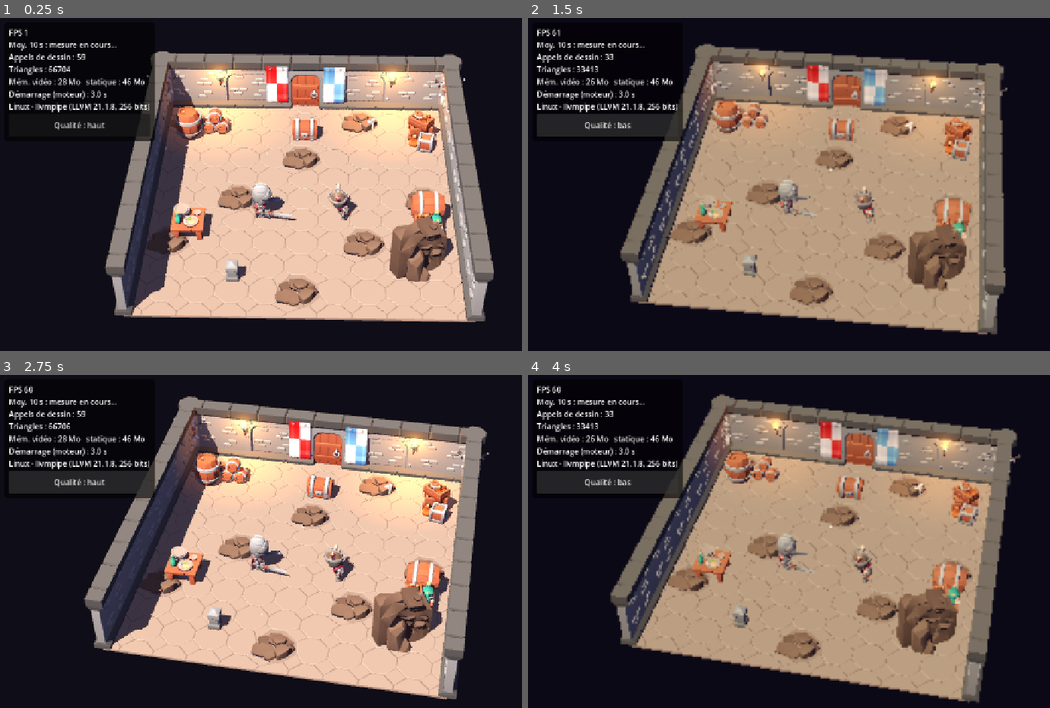
Above: before the commit, frames 1-4 (two rows, left to right).
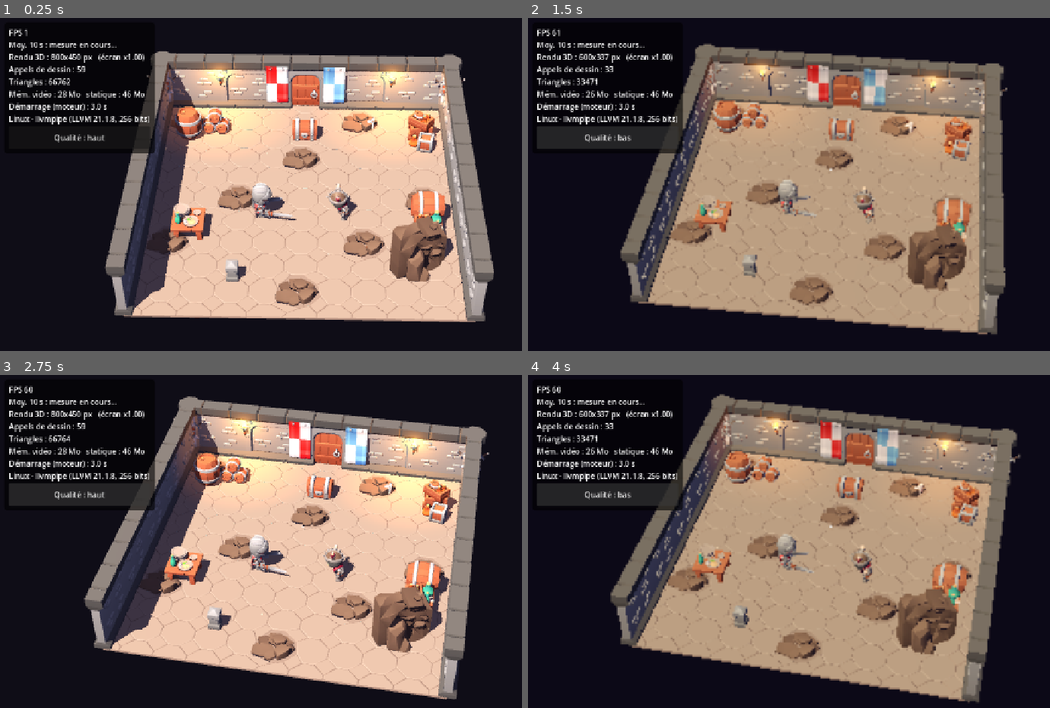
Above: after the commit, the same moments.

Repository: ebrangerieau/Aldoria
Game: Godot game, scene res://scenes/calibration/calibration.tscn
Two runs of this game, one before a commit and one after it. Both use one fixed random seed, a clock stepped at 60 frames per second and the inputs below.
Inputs:
- Up to frame 1 (0.25 s): no input
- Up to frame 2 (1.5 s): click "Qualité : haut" at 0.5 s; click "Qualité : moyen" at 1.25 s
- Up to frame 3 (2.75 s): click "Qualité : bas" at 2 s
- Up to frame 4 (4 s): click "Qualité : haut" at 2.75 s; click "Qualité : moyen" at 3.5 s

The runs differ from the first frame. In frame 1, 2.3% of the frame differs, in the area x 1-30%, y 10-41%; in frame 2, 3.5%; in frame 3, 3.0%; in frame 4, 3.6%.

Commit message:
Diagnostic de performance tablette
Mesures tablette (Android 10, Chrome 138) : 9 / 14 / 19 fps en haut / moyen / bas.
Pour isoler la cause :
- overlay : résolution réelle du rendu 3D, densité d'écran, temps CPU par image
  et limite probable (carte graphique ou processeur)
- options d'URL : ?scale=0.5, ?shadows=0, ?lights=0, ?particles=0, ?chars=0

Co-Authored-By: Claude Opus 5.5 <noreply@anthropic.com>

Diff:
--- a/game/autoload/quality.gd
+++ b/game/autoload/quality.gd
@@ -37,8 +37,18 @@
 	apply(_initial_profile())
 
 
+## Réglages du profil courant, après les surcharges de diagnostic de l'URL
+## (`?scale=0.5`, `?shadows=0`, `?particles=0`).
 func settings() -> Dictionary:
-	return PROFILES[current]
+	var p: Dictionary = PROFILES[current].duplicate()
+	var scale := option("scale")
+	if scale.is_valid_float():
+		p.scale_3d = clampf(scale.to_float(), 0.25, 1.0)
+	if option("shadows") == "0":
+		p.shadows = false
+	if option("particles") == "0":
+		p.particle_ratio = 0.0
+	return p
 
 
 func apply(profile: StringName) -> void:
@@ -46,7 +56,7 @@
 		push_warning("Profil de qualité inconnu : %s" % profile)
 		return
 	current = profile
-	var p: Dictionary = PROFILES[profile]
+	var p := settings()
 	var vp := get_viewport()
 	vp.scaling_3d_scale = p.scale_3d
 	vp.msaa_3d = p.msaa
--- a/game/scenes/calibration/calibration.gd
+++ b/game/scenes/calibration/calibration.gd
@@ -123,6 +123,8 @@
 
 
 func _build_characters() -> void:
+	if Quality.option("chars") == "0": # diagnostic : ?chars=0
+		return
 	var hero := _instance(CHARACTERS % "Knight")
 	hero.position = Vector3(-2.6, 0, 1.5)
 	hero.rotation_degrees.y = 90.0
@@ -194,6 +196,8 @@
 
 
 func _exchange_blows() -> void:
+	if _hero_anim == null:
+		return
 	if _hero_anim and _hero_anim.has_animation("1H_Melee_Attack_Chop"):
 		_hero_anim.play("1H_Melee_Attack_Chop")
 	if _enemy_anim and _enemy_anim.has_animation("Hit_A"):
@@ -201,12 +205,13 @@
 
 
 func _add_torch_light(pos: Vector3) -> void:
-	var light := OmniLight3D.new()
-	light.position = pos
-	light.light_color = Color(1.0, 0.6, 0.25)
-	light.light_energy = 2.0
-	light.omni_range = 7.0
-	add_child(light)
+	if Quality.option("lights") != "0": # diagnostic : ?lights=0
+		var light := OmniLight3D.new()
+		light.position = pos
+		light.light_color = Color(1.0, 0.6, 0.25)
+		light.light_energy = 2.0
+		light.omni_range = 7.0
+		add_child(light)
 
 	var flame := CPUParticles3D.new()
 	flame.position = pos + Vector3(0, -0.3, -0.2)
@@ -262,6 +267,8 @@
 	var s := Quality.settings()
 	_sun.shadow_enabled = s.shadows
 	for i in _particles.size():
+		_particles[i].emitting = s.particle_ratio > 0.0
+		_particles[i].visible = s.particle_ratio > 0.0
 		_particles[i].amount = maxi(1, int(_particle_base_amounts[i] * s.particle_ratio))
 
 
--- a/game/ui/debug/perf_overlay.gd
+++ b/game/ui/debug/perf_overlay.gd
@@ -15,6 +15,7 @@
 var _boot_ms_browser := -1.0
 var _touches: Dictionary = {}
 var _last_stats: Dictionary = {}
+var _cpu_ms_sum := 0.0
 
 
 func _ready() -> void:
@@ -22,6 +23,7 @@
 	process_mode = Node.PROCESS_MODE_ALWAYS
 	_build_ui()
 	visible = OS.is_debug_build() or Quality.option("perf") != ""
+	RenderingServer.viewport_set_measure_render_time(get_viewport().get_viewport_rid(), true)
 	Quality.changed.connect(func(_p: StringName) -> void: _refresh_quality_button())
 	_refresh_quality_button()
 
@@ -34,11 +36,13 @@
 	if _boot_ms_engine < 0:
 		_record_boot_time()
 	_frame_times.append(delta)
+	_cpu_ms_sum += _cpu_frame_ms()
 	_window_elapsed += delta
 	if _window_elapsed >= WINDOW_S:
 		_last_stats = _window_stats()
 		print("%s %s" % [LOG_PREFIX, JSON.stringify(_last_stats)])
 		_frame_times.clear()
+		_cpu_ms_sum = 0.0
 		_window_elapsed = 0.0
 	if visible:
 		_label.text = _format_text()
@@ -73,9 +77,19 @@
 	var sorted := _frame_times.duplicate()
 	sorted.sort()
 	var worst_index := clampi(int(ceil(count * 0.99)) - 1, 0, count - 1)
+	var frame_ms := _window_elapsed * 1000.0 / count
+	var cpu_ms := _cpu_ms_sum / count
 	return {
 		"quality": String(Quality.current),
+		"options": _active_options(),
 		"fps_avg": snappedf(count / _window_elapsed, 0.1),
+		"frame_ms": snappedf(frame_ms, 0.1),
+		"cpu_ms": snappedf(cpu_ms, 0.1),
+		# Le CPU n'occupe qu'une faible part de l'image : c'est la carte graphique qui limite.
+		# À ~60 fps, l'attente vient de la synchronisation écran : pas de limite.
+		"bound": "aucune" if frame_ms < 18.0 else ("gpu" if cpu_ms < frame_ms * 0.6 else "cpu"),
+		"render_px": _render_resolution(),
+		"dpr": snappedf(DisplayServer.screen_get_scale(), 0.01),
 		"fps_1pct_low": snappedf(1.0 / maxf(sorted[worst_index], 0.0001), 0.1),
 		"draw_calls": int(Performance.get_monitor(Performance.RENDER_TOTAL_DRAW_CALLS_IN_FRAME)),
 		"primitives": int(Performance.get_monitor(Performance.RENDER_TOTAL_PRIMITIVES_IN_FRAME)),
@@ -94,8 +108,15 @@
 	lines.append("FPS %d" % Engine.get_frames_per_second())
 	if not _last_stats.is_empty():
 		lines.append("Moy. 10 s : %.1f   1%% bas : %.1f" % [_last_stats.fps_avg, _last_stats.fps_1pct_low])
+		var bound_label := {"gpu": "carte graphique", "cpu": "processeur", "aucune": "aucune (60 fps)"}
+		lines.append("Image : %.1f ms   dont CPU : %.1f ms → limite : %s" % [
+			_last_stats.frame_ms, _last_stats.cpu_ms, bound_label[_last_stats.bound]])
 	else:
 		lines.append("Moy. 10 s : mesure en cours…")
+	lines.append("Rendu 3D : %s px   (écran x%.2f)" % [_render_resolution(), DisplayServer.screen_get_scale()])
+	var options := _active_options()
+	if not options.is_empty():
+		lines.append("Options : %s" % options)
 	lines.append("Appels de dessin : %d" % Performance.get_monitor(Performance.RENDER_TOTAL_DRAW_CALLS_IN_FRAME))
 	lines.append("Triangles : %d" % Performance.get_monitor(Performance.RENDER_TOTAL_PRIMITIVES_IN_FRAME))
 	var mem := "Mém. vidéo : %.0f Mo" % (Performance.get_monitor(Performance.RENDER_VIDEO_MEM_USED) / 1048576.0)
@@ -108,6 +129,30 @@
 	lines.append("Démarrage (moteur) : %.1f s" % (maxi(_boot_ms_engine, 0) / 1000.0))
 	lines.append("%s · %s" % [_platform_label(), RenderingServer.get_video_adapter_name()])
 	return "\n".join(lines)
+
+
+## Temps CPU de l'image : logique (process + physique) + préparation du rendu.
+func _cpu_frame_ms() -> float:
+	var rid := get_viewport().get_viewport_rid()
+	return (Performance.get_monitor(Performance.TIME_PROCESS)
+		+ Performance.get_monitor(Performance.TIME_PHYSICS_PROCESS)) * 1000.0 \
+		+ RenderingServer.viewport_get_measured_render_time_cpu(rid) \
+		+ RenderingServer.get_frame_setup_time_cpu()
+
+
+## Taille réelle (pixels physiques) de l'image 3D, après le facteur scale_3d.
+func _render_resolution() -> String:
+	var size := Vector2(get_window().size) * get_viewport().scaling_3d_scale
+	return "%dx%d" % [size.x, size.y]
+
+
+func _active_options() -> String:
+	var parts: PackedStringArray = []
+	for name in ["scale", "shadows", "lights", "particles", "chars", "merge"]:
+		var value := Quality.option(name)
+		if value != "":
+			parts.append("%s=%s" % [name, value])
+	return " ".join(parts)
 
 
 func _platform_label() -> String:
